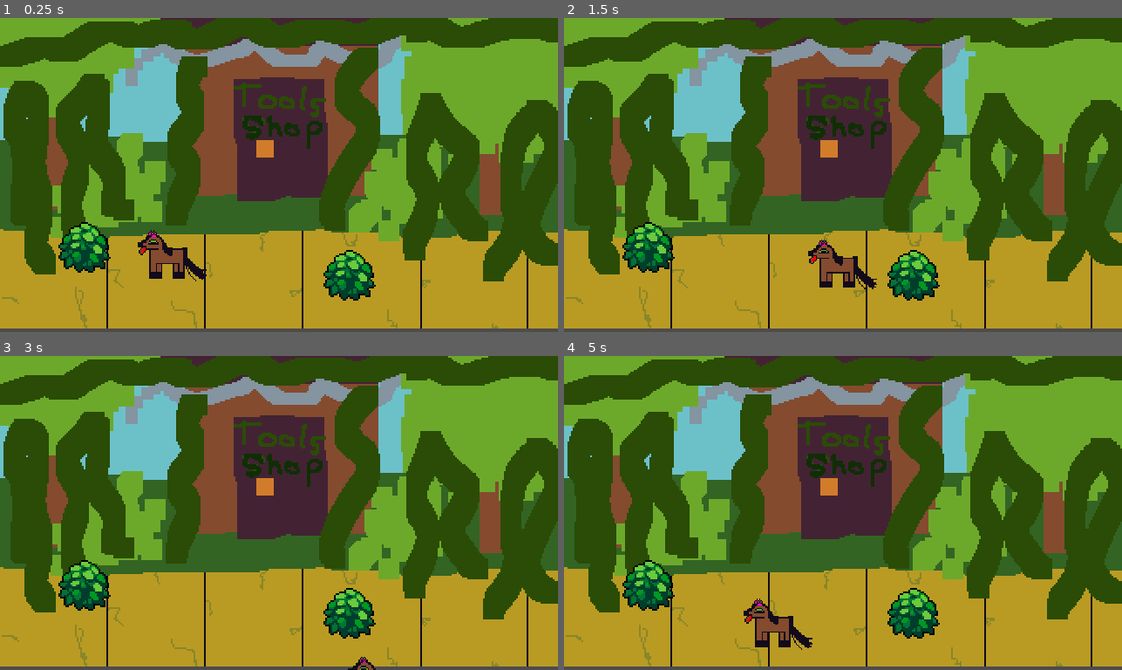
Above: before the commit, frames 1-4 (two rows, left to right).
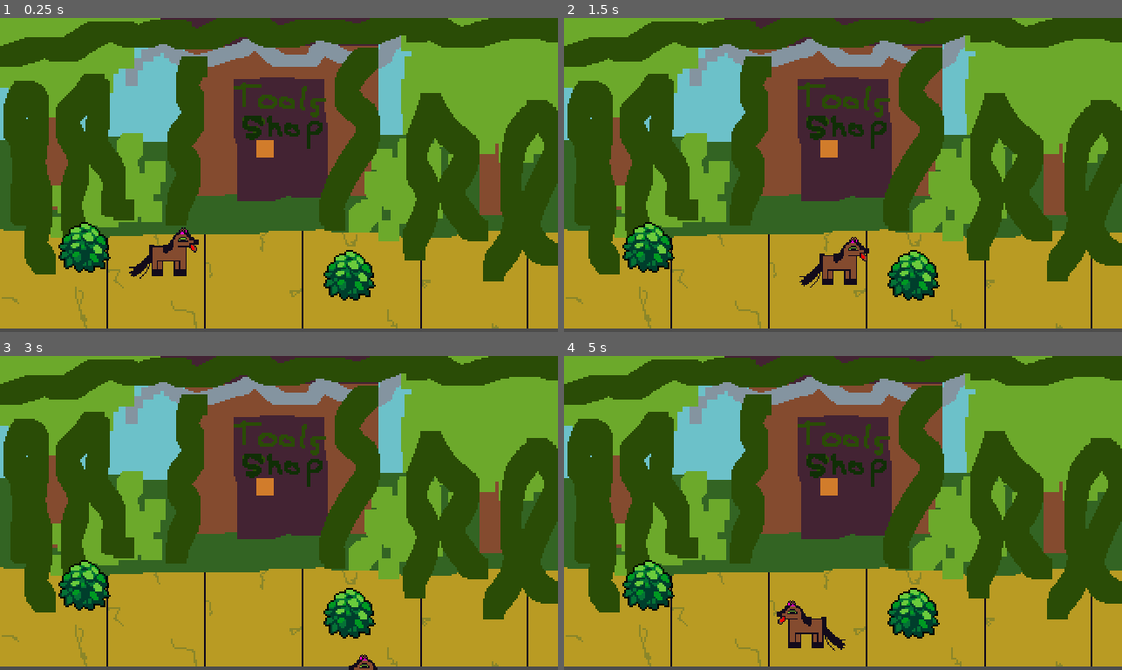
Above: after the commit, the same moments.

Repository: nicksergeant/animal-topia
Game: Godot game, scene res://World.tscn
Two runs of this game, one before a commit and one after it. Both use one fixed random seed, a clock stepped at 60 frames per second and the inputs below.
Inputs (mouse positions are in pixels of both pictures, inside the frame that each line leads up to):
- Up to frame 1 (0.25 s): no input
- Up to frame 2 (1.5 s): tap Enter at 0.5 s; move the mouse to (965, 159) at 0.52 s; hold Right (ui_right) 0.53-1.28 s; click (965, 159) at 0.67 s; move the mouse to (731, 190) at 1.27 s; hold Down (ui_down) from 1.28 s (still down)
- Up to frame 3 (3 s): move the mouse to (334, 443) at 2.02 s; release Down (ui_down) at 2.03 s; hold Right (ui_right) 2.03-2.78 s; tap Space at 2.75 s; move the mouse to (251, 575) at 2.77 s; hold Up (ui_up) from 2.78 s (still down); click (251, 575) at 2.92 s
- Up to frame 4 (5 s): move the mouse to (1010, 560) at 3.52 s; release Up (ui_up) at 3.53 s; hold Left (ui_left) from 3.53 s (still down); move the mouse to (675, 465) at 4.27 s

The runs differ from the first frame. In frame 1, 0.9% of the frame differs, in the area x 23-38%, y 66-84%; in frame 2, 0.9%; in frame 3, 0.1%; in frame 4, 1.6%, in the area x 32-51%, y 77-94%.

Commit message:
Animateeeee

Diff:
--- a/Player/Player.gd
+++ b/Player/Player.gd
@@ -4,7 +4,10 @@
 const FRICTION = 500
 const MAX_SPEED = 80
 
+var lastDirection = null
 var velocity = Vector2.ZERO
+
+onready var animationPlayer = $AnimationPlayer
 
 func move_by_keyboard():
     var input_vector = Vector2.ZERO
@@ -53,4 +56,16 @@
     else:
         velocity = velocity.move_toward(Vector2.ZERO, FRICTION * delta)
 
+    if velocity.x > 0:
+        $AnimationPlayer.play("RunRight")
+        lastDirection = "right"
+    elif velocity.x < 0:
+        $AnimationPlayer.play("RunLeft")
+        lastDirection = "left"
+    else:
+        if lastDirection == 'left':
+            $AnimationPlayer.play("IdleLeft")
+        else:
+            $AnimationPlayer.play("IdleRight")
+
     velocity = move_and_slide(velocity)
--- a/Player/Player.tscn
+++ b/Player/Player.tscn
@@ -1,20 +1,168 @@
-[gd_scene load_steps=4 format=2]
+[gd_scene load_steps=12 format=2]
 
 [ext_resource path="res://Player/Player.gd" type="Script" id=1]
 [ext_resource path="res://Player/Maned Wolf.png" type="Texture" id=2]
 
 [sub_resource type="RectangleShape2D" id=1]
-extents = Vector2( 13.5554, 3.73942 )
+extents = Vector2( 13.274, 3.73942 )
+
+[sub_resource type="Animation" id=8]
+resource_name = "IdleDown"
+length = 0.1
+loop = true
+tracks/0/type = "value"
+tracks/0/path = NodePath("Maned Wolf:frame")
+tracks/0/interp = 1
+tracks/0/loop_wrap = true
+tracks/0/imported = false
+tracks/0/enabled = true
+tracks/0/keys = {
+"times": PoolRealArray( 0 ),
+"transitions": PoolRealArray( 1 ),
+"update": 1,
+"values": [ 4 ]
+}
+
+[sub_resource type="Animation" id=6]
+resource_name = "IdleLeft"
+length = 0.1
+loop = true
+tracks/0/type = "value"
+tracks/0/path = NodePath("Maned Wolf:frame")
+tracks/0/interp = 1
+tracks/0/loop_wrap = true
+tracks/0/imported = false
+tracks/0/enabled = true
+tracks/0/keys = {
+"times": PoolRealArray( 0 ),
+"transitions": PoolRealArray( 1 ),
+"update": 1,
+"values": [ 0 ]
+}
+
+[sub_resource type="Animation" id=7]
+resource_name = "IdleRight"
+length = 0.1
+loop = true
+tracks/0/type = "value"
+tracks/0/path = NodePath("Maned Wolf:frame")
+tracks/0/interp = 1
+tracks/0/loop_wrap = true
+tracks/0/imported = false
+tracks/0/enabled = true
+tracks/0/keys = {
+"times": PoolRealArray( 0 ),
+"transitions": PoolRealArray( 1 ),
+"update": 1,
+"values": [ 2 ]
+}
+
+[sub_resource type="Animation" id=9]
+resource_name = "IdleUp"
+length = 0.1
+loop = true
+tracks/0/type = "value"
+tracks/0/path = NodePath("Maned Wolf:frame")
+tracks/0/interp = 1
+tracks/0/loop_wrap = true
+tracks/0/imported = false
+tracks/0/enabled = true
+tracks/0/keys = {
+"times": PoolRealArray( 0 ),
+"transitions": PoolRealArray( 1 ),
+"update": 1,
+"values": [ 7 ]
+}
+
+[sub_resource type="Animation" id=4]
+resource_name = "RunDown"
+length = 0.2
+loop = true
+tracks/0/type = "value"
+tracks/0/path = NodePath("Maned Wolf:frame")
+tracks/0/interp = 1
+tracks/0/loop_wrap = true
+tracks/0/imported = false
+tracks/0/enabled = true
+tracks/0/keys = {
+"times": PoolRealArray( 0, 0.1 ),
+"transitions": PoolRealArray( 1, 1 ),
+"update": 1,
+"values": [ 5, 4 ]
+}
+
+[sub_resource type="Animation" id=2]
+resource_name = "RunLeft"
+length = 0.2
+loop = true
+tracks/0/type = "value"
+tracks/0/path = NodePath("Maned Wolf:frame")
+tracks/0/interp = 1
+tracks/0/loop_wrap = true
+tracks/0/imported = false
+tracks/0/enabled = true
+tracks/0/keys = {
+"times": PoolRealArray( 0, 0.1 ),
+"transitions": PoolRealArray( 1, 1 ),
+"update": 1,
+"values": [ 1, 0 ]
+}
+
+[sub_resource type="Animation" id=5]
+resource_name = "RunRight"
+length = 0.2
+loop = true
+tracks/0/type = "value"
+tracks/0/path = NodePath("Maned Wolf:frame")
+tracks/0/interp = 1
+tracks/0/loop_wrap = true
+tracks/0/imported = false
+tracks/0/enabled = true
+tracks/0/keys = {
+"times": PoolRealArray( 0, 0.1 ),
+"transitions": PoolRealArray( 1, 1 ),
+"update": 1,
+"values": [ 3, 2 ]
+}
+
+[sub_resource type="Animation" id=3]
+resource_name = "RunUp"
+length = 0.2
+loop = true
+tracks/0/type = "value"
+tracks/0/path = NodePath("Maned Wolf:frame")
+tracks/0/interp = 1
+tracks/0/loop_wrap = true
+tracks/0/imported = false
+tracks/0/enabled = true
+tracks/0/keys = {
+"times": PoolRealArray( 0, 0.1 ),
+"transitions": PoolRealArray( 1, 1 ),
+"update": 1,
+"values": [ 7, 6 ]
+}
 
 [node name="Player" type="KinematicBody2D"]
 scale = Vector2( 0.75, 0.75 )
 script = ExtResource( 1 )
 
 [node name="Maned Wolf" type="Sprite" parent="."]
-position = Vector2( 5.28387, -11.8442 )
+position = Vector2( 0.885927, -10.9543 )
 texture = ExtResource( 2 )
-hframes = 4
+hframes = 8
+frame = 3
 
 [node name="CollisionShape2D" type="CollisionShape2D" parent="."]
-position = Vector2( -0.465324, 3.43976 )
+position = Vector2( 0.0593777, 0.0947609 )
 shape = SubResource( 1 )
+
+[node name="AnimationPlayer" type="AnimationPlayer" parent="."]
+autoplay = "RunRight"
+anims/IdleDown = SubResource( 8 )
+anims/IdleLeft = SubResource( 6 )
+anims/IdleRight = SubResource( 7 )
+anims/IdleUp = SubResource( 9 )
+anims/RunDown = SubResource( 4 )
+anims/RunLeft = SubResource( 2 )
+anims/RunRight = SubResource( 5 )
+anims/RunUp = SubResource( 3 )
Binary file changed: Player/Maned Wolf.png
